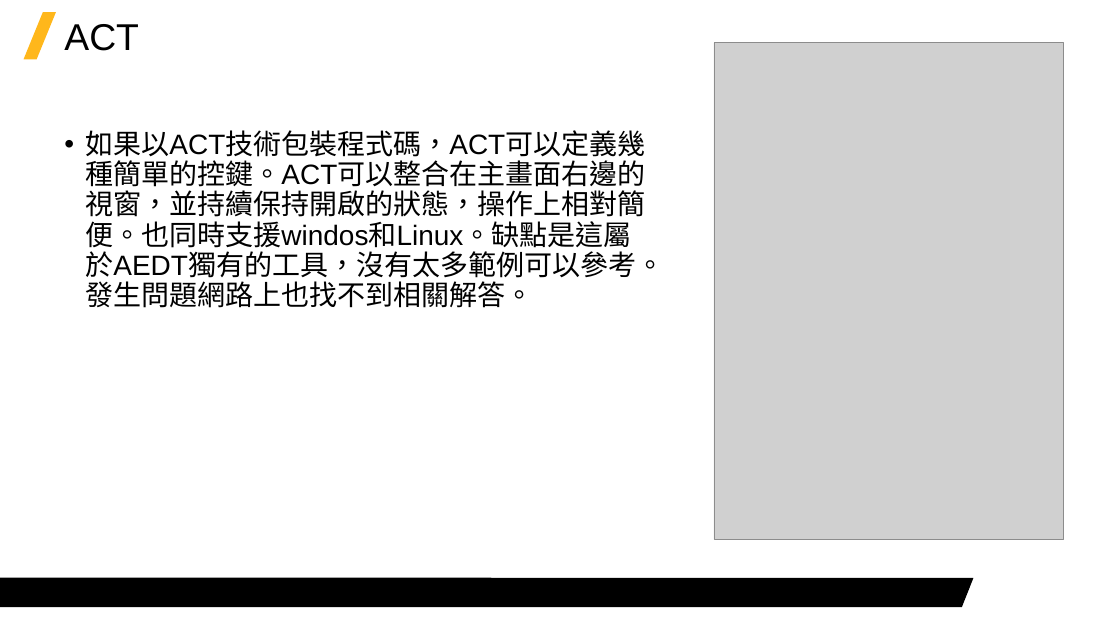
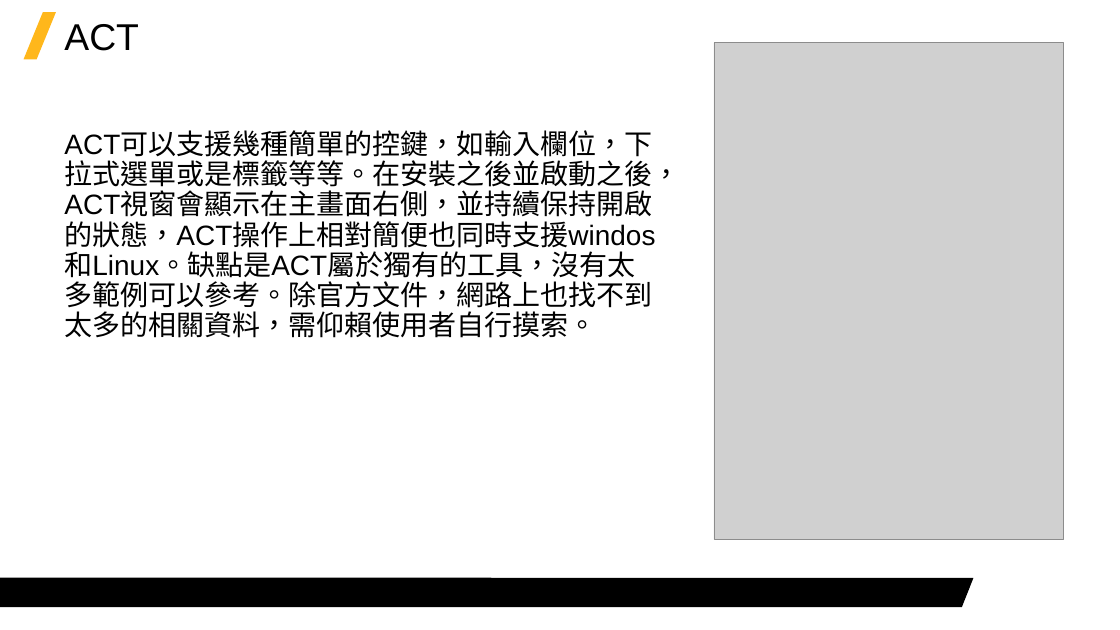
Before and after one commit to Jerrick-cheng/AEDT-Automation-Camp, a slide deck: slide 9 of 上課教材/Week5.pptx. Drawn at 1120x630 pixels with LibreOffice and Linux fonts; fonts in the diff are those of the drawing; grey boxes stand for pictures; background and template pictures are left out. Boxes give left, top, right and bottom in pixels: in the first picture for what was removed or moved away, otherwise in the second. Text is boxed around its words. In the diff, an @@ line names an element or a change of style, - is before the commit and + after.

```diff
--- a/上課教材/Week5.pptx
+++ b/上課教材/Week5.pptx
@@ text at <box>64,132,680,338</box>: text changed @@
-• 如果以ACT技術包裝程式碼，ACT可以定義幾種簡單的控鍵。ACT可以整合在主畫面右邊的視窗，並持續保持開啟的狀態，操作上相對簡便。也同時支援windos和Linux。缺點是這屬於AEDT獨有的工具，沒有太多範例可以參考。發生問題網路上也找不到相關解答。
+ACT可以支援幾種簡單的控鍵，如輸入欄位，下拉式選單或是標籤等等。在安裝之後並啟動之後，ACT視窗會顯示在主畫面右側，並持續保持開啟的狀態，ACT操作上相對簡便也同時支援windos和Linux。缺點是ACT屬於獨有的工具，沒有太多範例可以參考。除官方文件，網路上也找不到太多的相關資料，需仰賴使用者自行摸索。
```
Also in this commit, not shown: 1 other slide changed, 2 other files.
